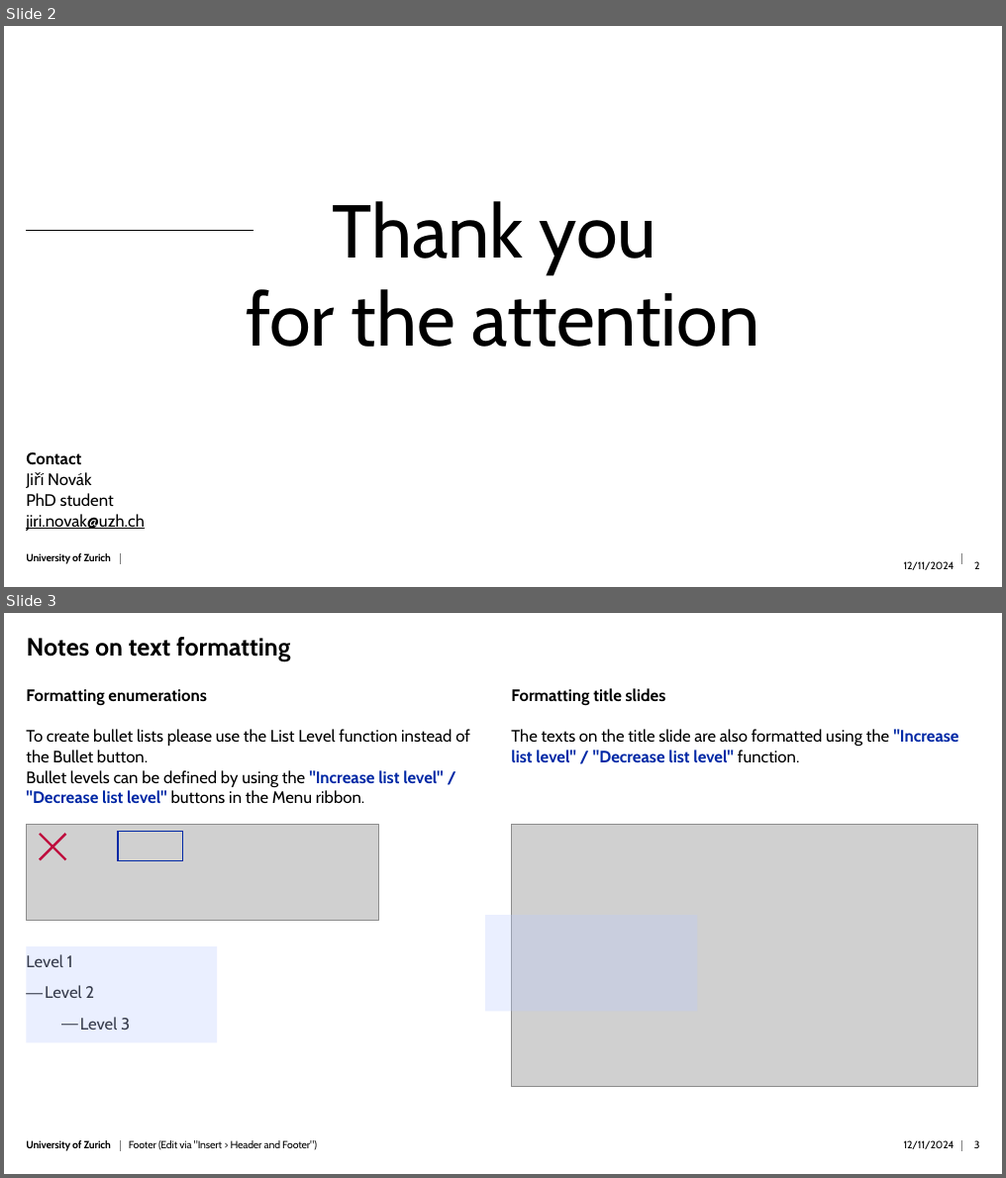
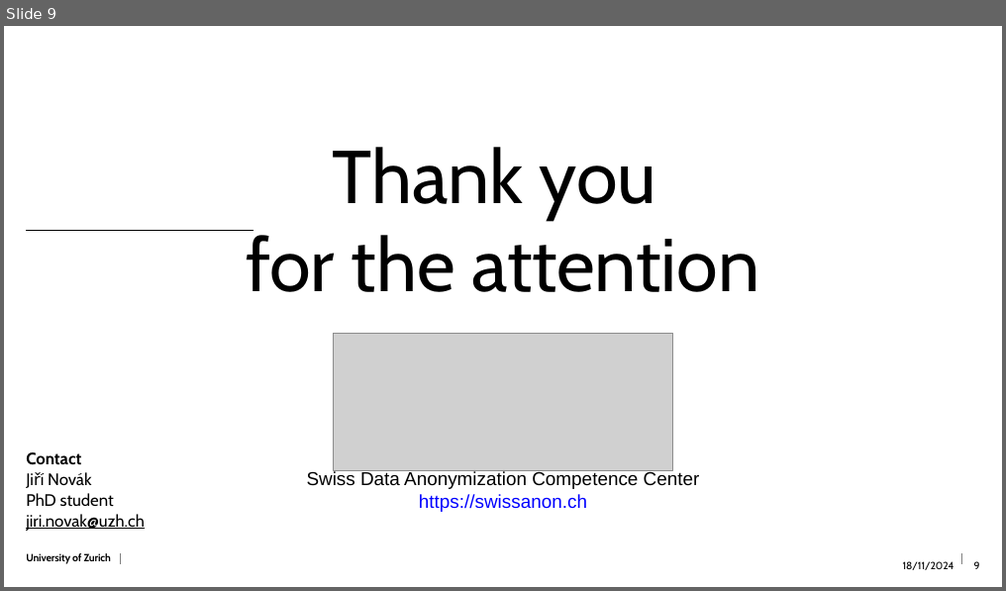
Before and after one commit to Kyoshido/2024_11-Python-project-Data-anonymization, a slide deck: Presentation/Presentation.pptx. Shown one above the other, each under a label of ours: slides 2 and 3 before the commit, slide 9 after it. The pictures are 1006x1178 and 1006x591 pixels, drawn with LibreOffice and Linux fonts; fonts in the diff are those of the drawing; grey boxes stand for pictures; background and template pictures are left out. Boxes give left, top, right and bottom in pixels: in the first picture for what was removed or moved away, otherwise in the second. Text is boxed around its words. In the diff, an @@ line names an element or a change of style, - is before the commit and + after.

```diff
--- a/Presentation/Presentation.pptx
+++ b/Presentation/Presentation.pptx
@@ slide 3 removed at box(4, 613, 1002, 1174), background #FFFFFF; not listed: 3 template elements that a slide beside it also shows @@
@@ title removed at box(27, 637, 290, 662) @@
-Notes on text formatting
@@ text removed at box(26, 689, 470, 1030) @@
-Formatting enumerations
-To create bullet lists please use the List Level function instead of the Bullet button.
-Bullet levels can be defined by using the "Increase list level" / "Decrease list level" buttons in the Menu ribbon.
-Level 1
-  ― Level 2
-    ― Level 3
@@ text removed at box(511, 688, 958, 763) @@
-Formatting title slides
-The texts on the title slide are also formatted using the "Increase list level" / "Decrease list level" function.
@@ group removed at box(27, 824, 379, 921): 2 lines, 1 picture, 1 rectangle @@
@@ picture removed at box(512, 825, 978, 1087) @@
@@ rectangle removed at box(485, 916, 697, 1012) @@
@@ rectangle removed at box(27, 947, 218, 1044) @@
@@ text removed at box(129, 1141, 317, 1151) @@
-Footer (Edit via "Insert > Header and Footer")
@@ text removed at box(904, 1141, 954, 1150) @@
-12/11/2024
@@ page number removed at box(974, 1141, 980, 1149) @@
-3
@@ what was slide 2 is now slide 9 @@
@@ slide 9 changed as well @@
@@ text "Thank you": place and size @@
-text "Thank you" at box(246, 201, 760, 347)
+text "Thank you" at box(246, 147, 760, 292)
@@ picture added at box(334, 334, 673, 471) @@
@@ text added at box(307, 471, 700, 512), 18 pt, text #000000 @@
+Swiss Data Anonymization Competence Center
+https://swissanon.ch
@@ text at box(903, 562, 954, 570): text changed @@
-12/11/2024
+18/11/2024
@@ page number at box(974, 562, 980, 570): text changed @@
-2
+9
```
Also in this commit, not shown: 1 other slide changed, 7 slides added, 4 other slides removed, 2 other files.
